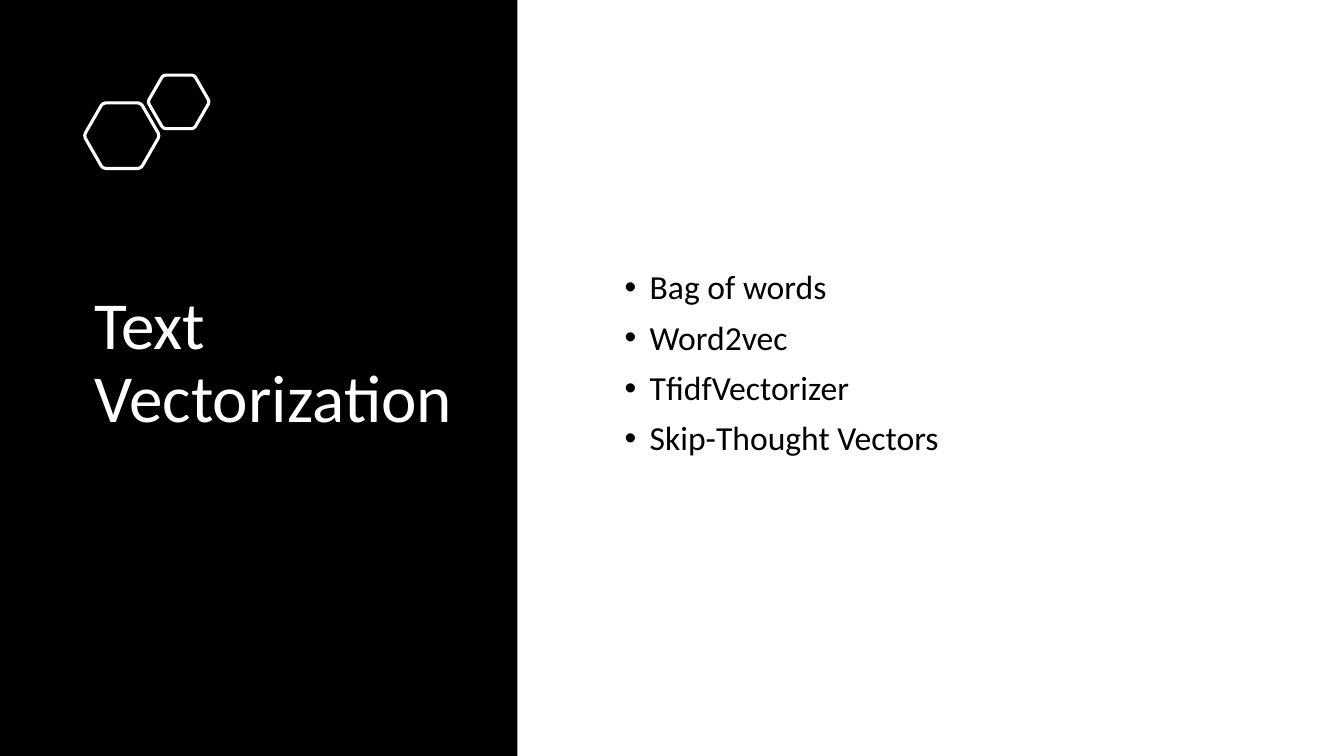
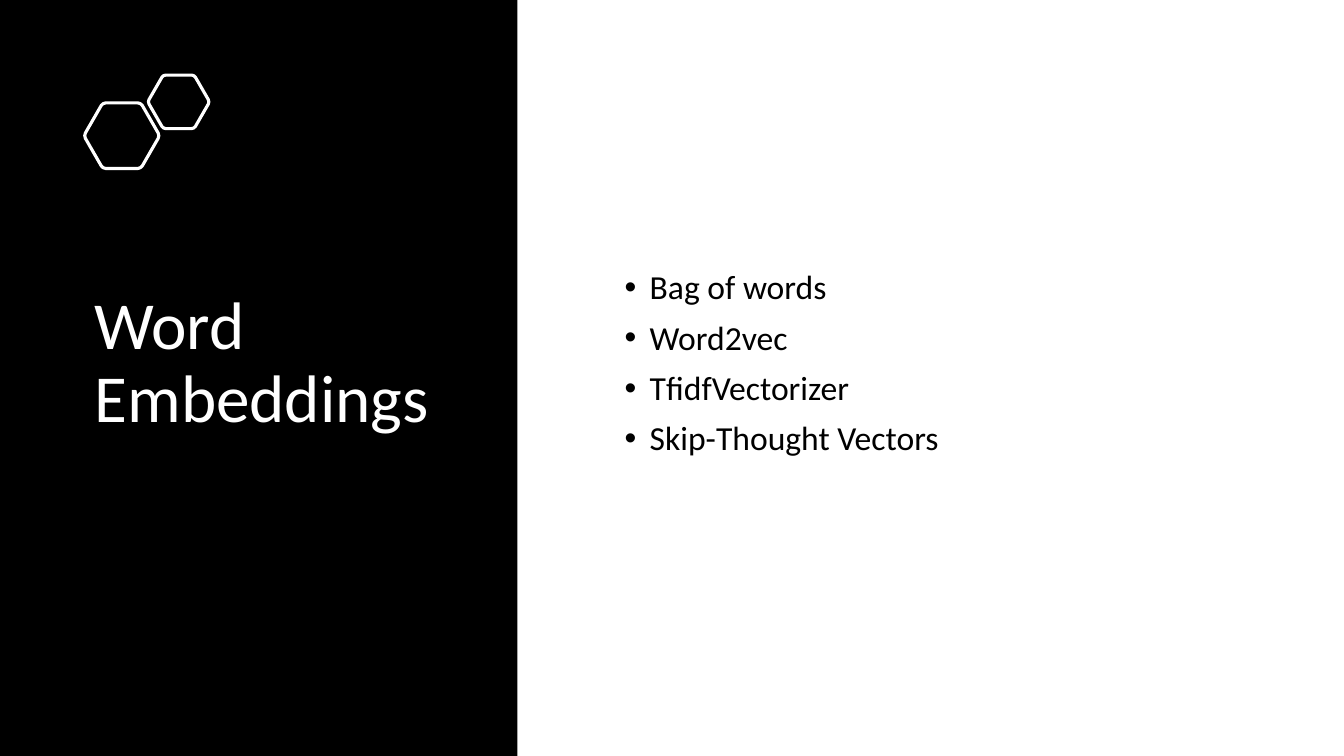
Before and after one commit to mixaverros88/Tweet_Sentiment_Extraction, a slide deck: slide 12 of presentation/Presentation.pptx. Drawn at 1344x756 pixels with LibreOffice and Linux fonts; fonts in the diff are those of the drawing. Boxes give left, top, right and bottom in pixels: in the first picture for what was removed or moved away, otherwise in the second. Text is boxed around its words. In the diff, an @@ line names an element or a change of style, - is before the commit and + after.

```diff
--- a/presentation/Presentation.pptx
+++ b/presentation/Presentation.pptx
@@ title at (95, 302, 429, 434): text changed @@
-Text Vectorization
+Word Embeddings
```
Also in this commit, not shown: 17 other files.
